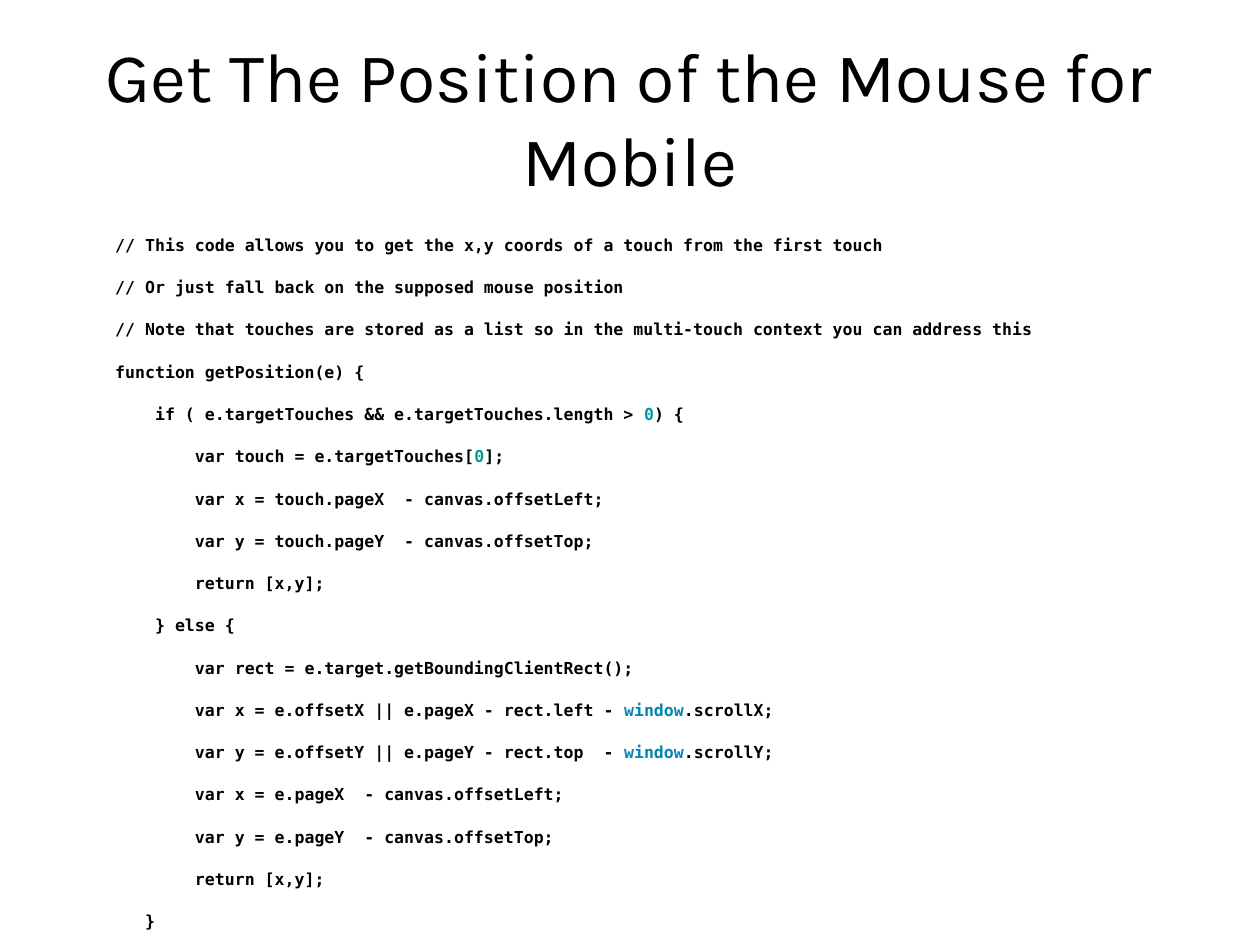
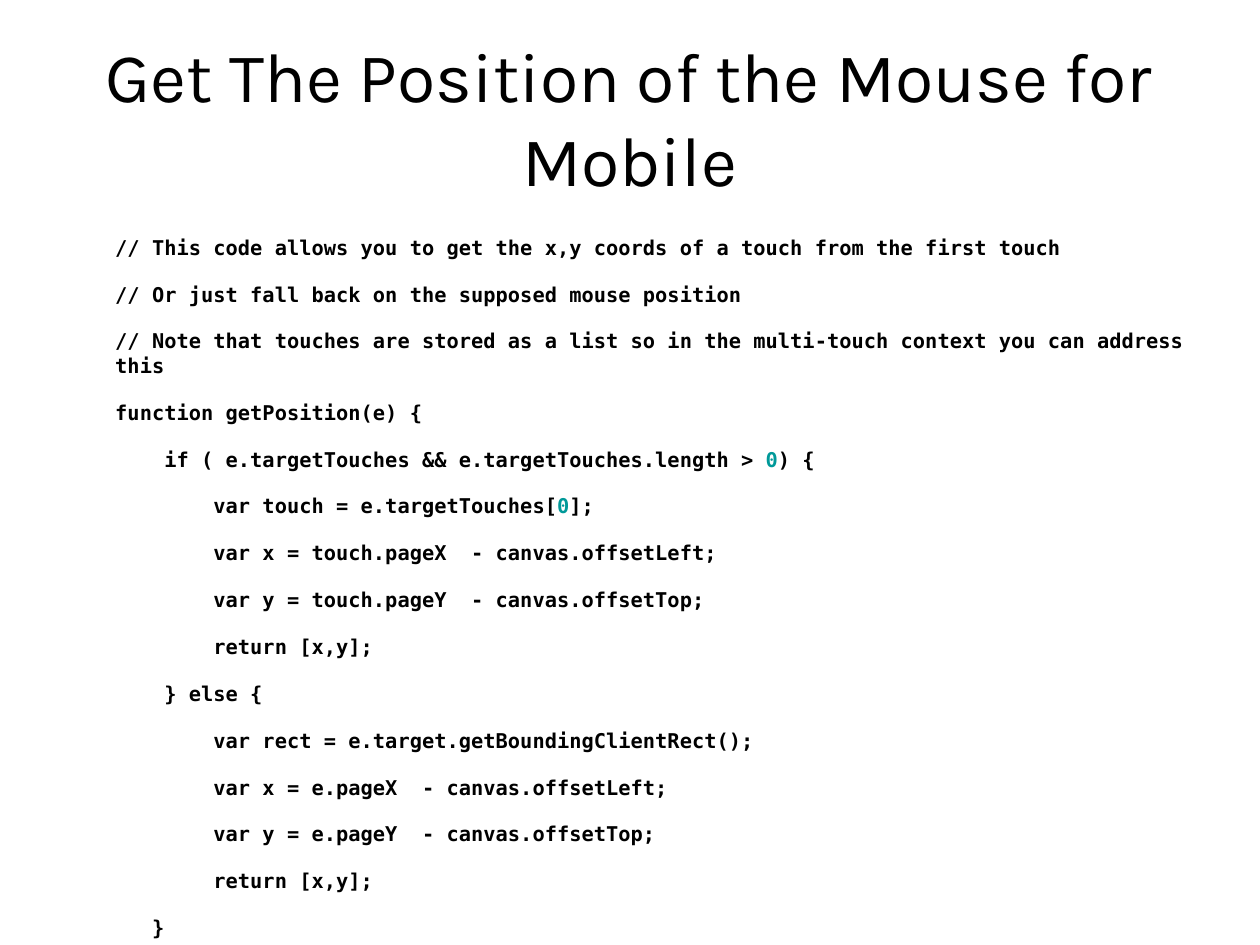
Before and after one commit to abramhindle/JS-Mobile-Touch-Canvas-Talk, a slide deck: slide 8 of canvas-talk.odp (slide 9 before the commit). Drawn at 1260x945 pixels with LibreOffice and Linux fonts; fonts in the diff are those of the drawing. Boxes give left, top, right and bottom in pixels: in the first picture for what was removed or moved away, otherwise in the second. Text is boxed around its words. In the diff, an @@ line names an element or a change of style, - is before the commit and + after.

Commit message:
final version of talk

```diff
--- a/canvas-talk.odp
+++ b/canvas-talk.odp
@@ text "// This code allows you ..." at (115, 238, 1183, 893): size 10.4 to 12.8 pt @@
@@ text at (195, 702, 773, 762): paragraphs removed @@
-var x = e.offsetX || e.pageX - rect.left - window.scrollX;
-var y = e.offsetY || e.pageY - rect.top - window.scrollY;
```
Also in this commit, not shown: 3 other slides changed, 1 slide added, 1 slide removed, 1 other file.
